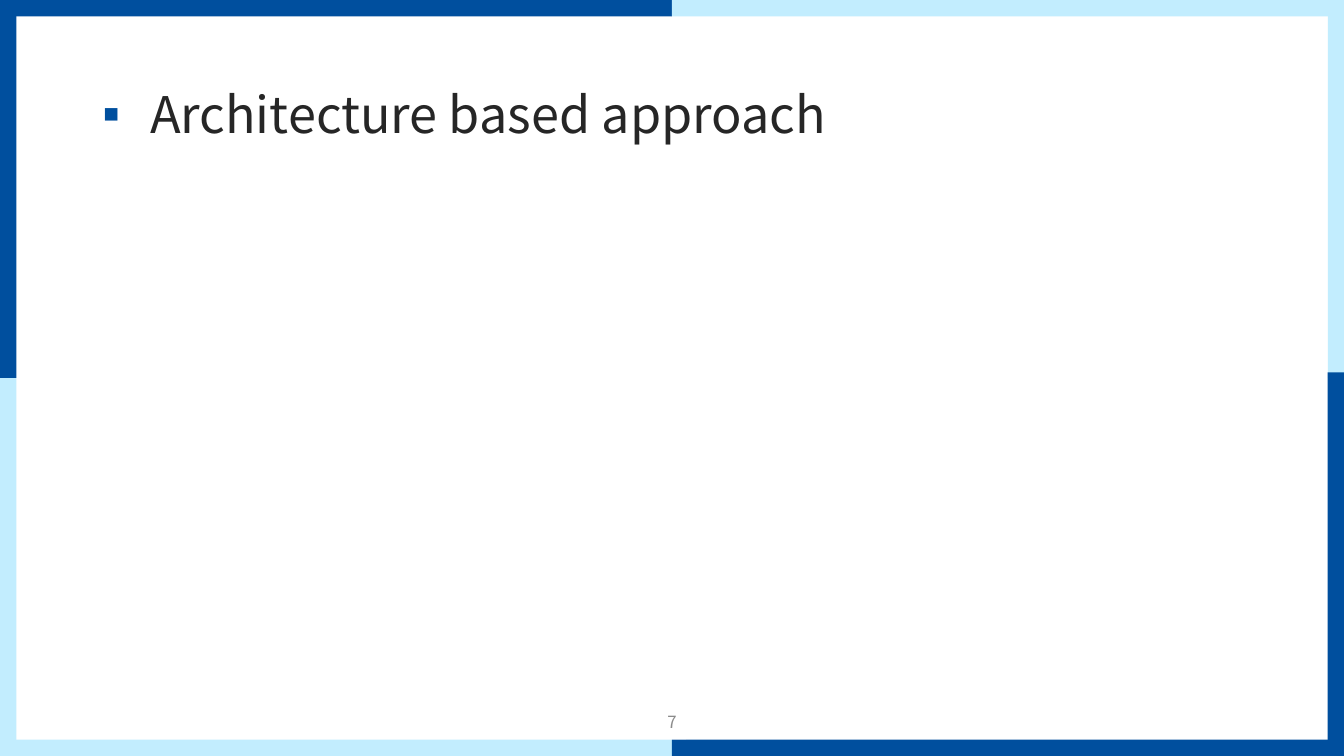
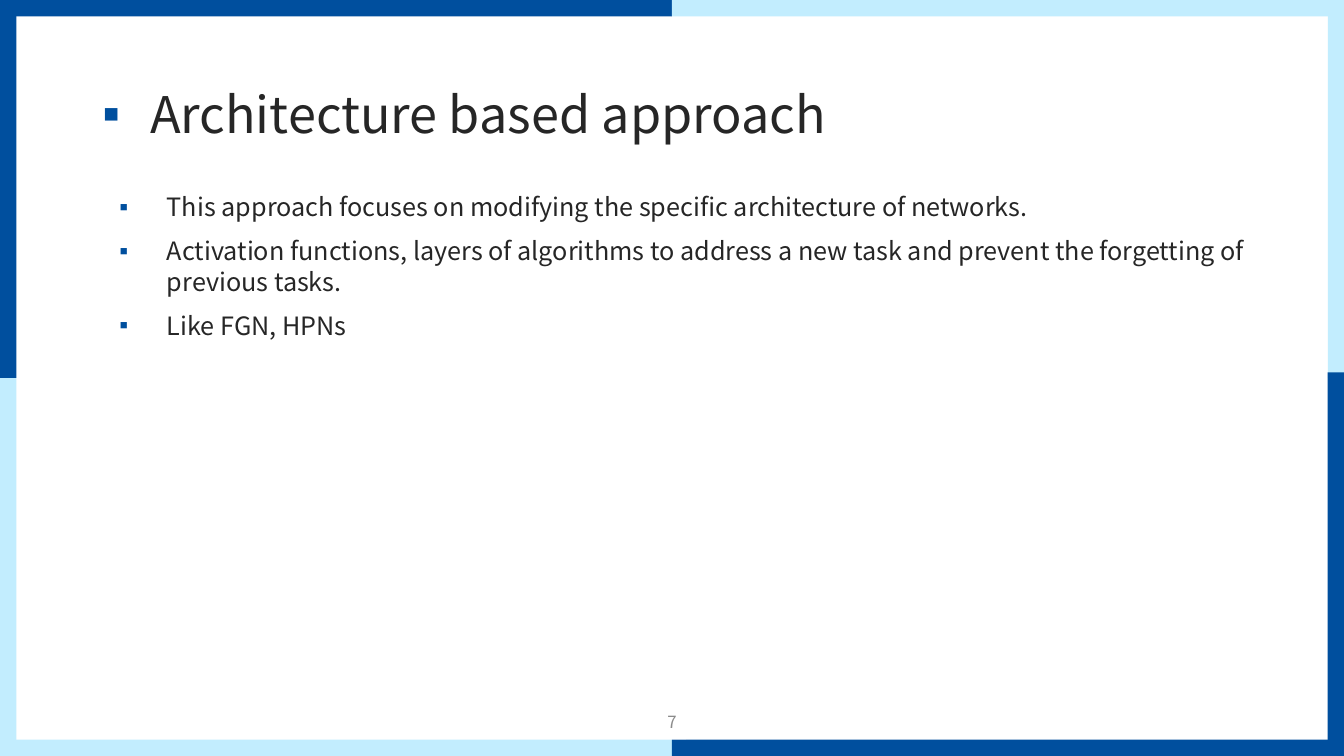
Before and after one commit to mmvv11/GraduateStudies, a slide deck: slide 7 of papers/papersForKCC/논문 관련 조사 및 아이디어.pptx. Drawn at 1344x756 pixels with LibreOffice and Linux fonts; fonts in the diff are those of the drawing; background and template pictures are left out. Boxes give left, top, right and bottom in pixels: in the first picture for what was removed or moved away, otherwise in the second. Text is boxed around its words. In the diff, an @@ line names an element or a change of style, - is before the commit and + after.

```diff
--- a/papers/papersForKCC/논문 관련 조사 및 아이디어.pptx
+++ b/papers/papersForKCC/논문 관련 조사 및 아이디어.pptx
@@ text added at bbox=[167, 195, 1243, 340], 18 pt, text #262626 @@
+▪ This approach focuses on modifying the specific architecture of networks.
+▪ Activation functions, layers of algorithms to address a new task and prevent the forgetting of previous tasks.
+▪ Like FGN, HPNs
```
Also in this commit, not shown: 3 other slides changed, 3 slides added.
